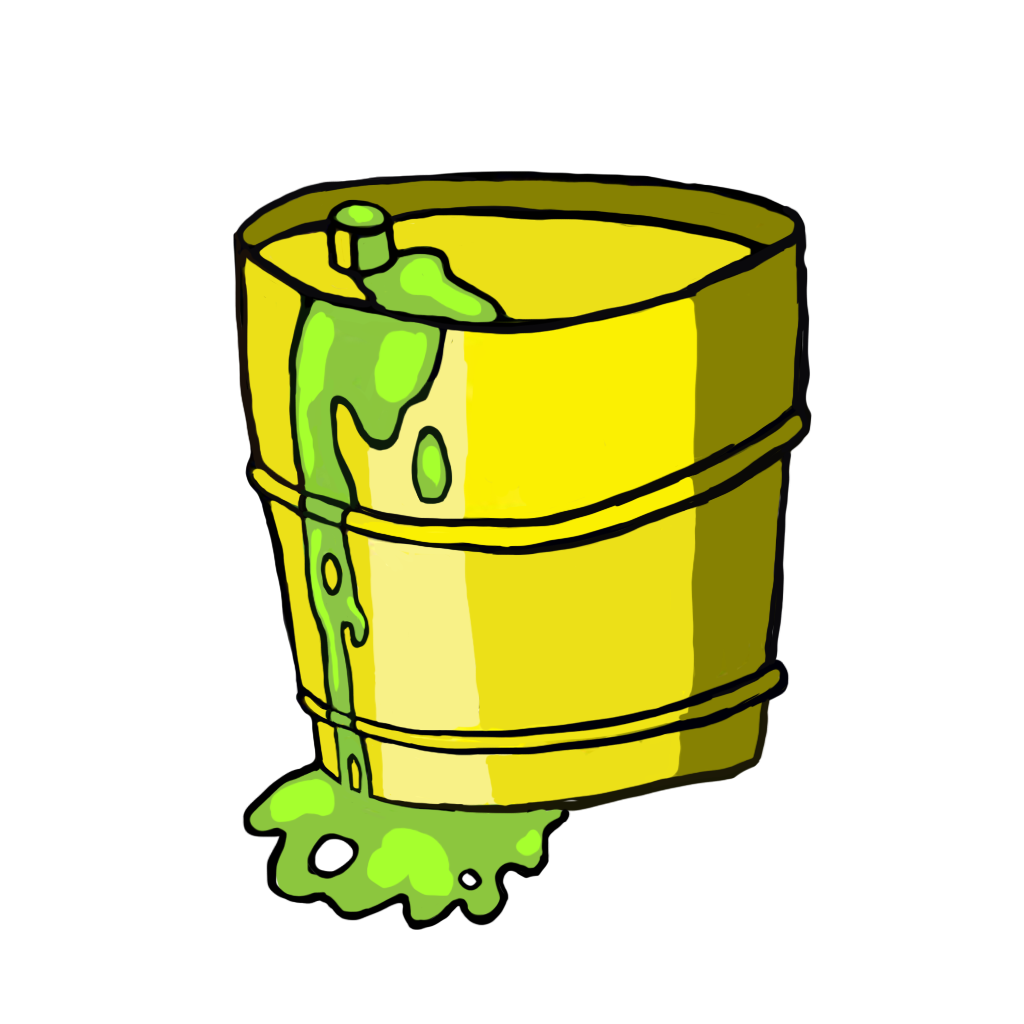
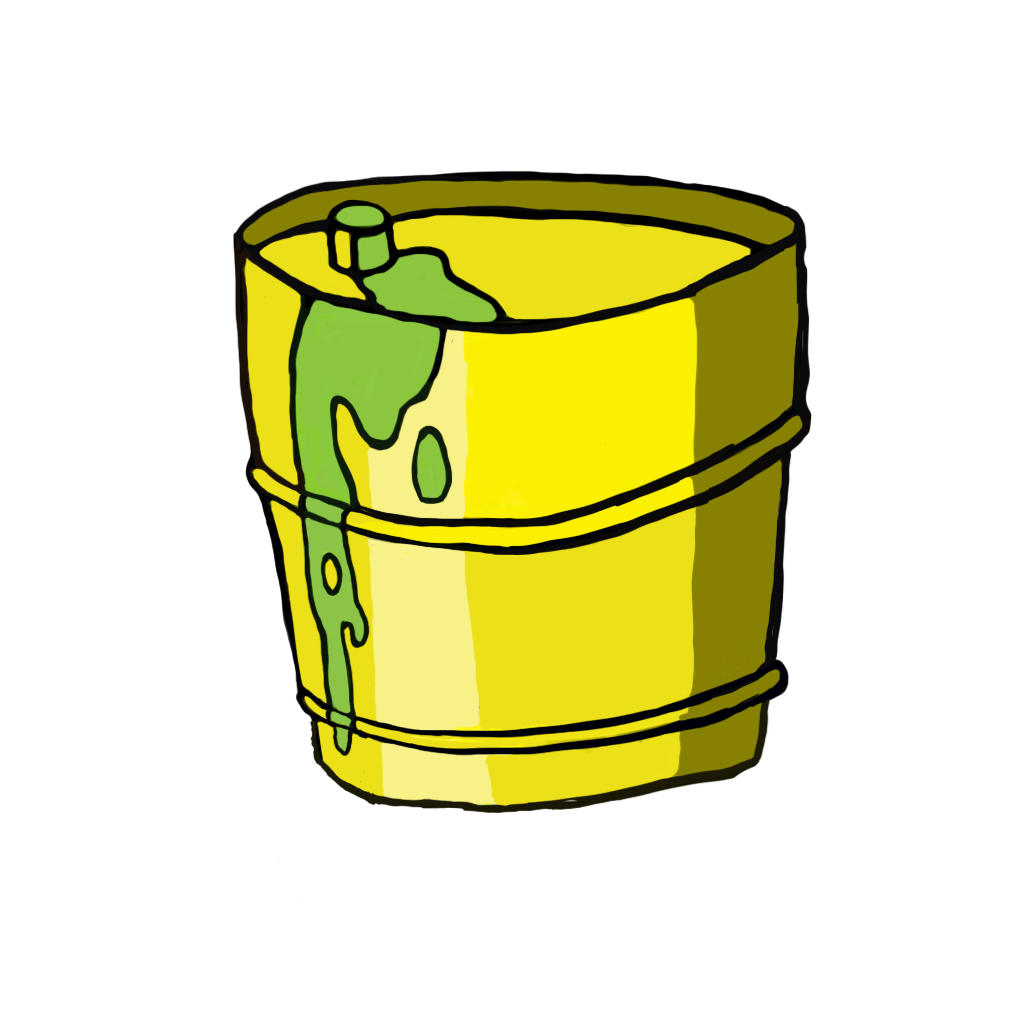
Two versions of the same layered image (1024x1024). Layer-by-layer changes:
hid "Camada 2", painted on it over box(268, 204, 546, 930)
painted on "Camada 0" over box(242, 720, 621, 930)
